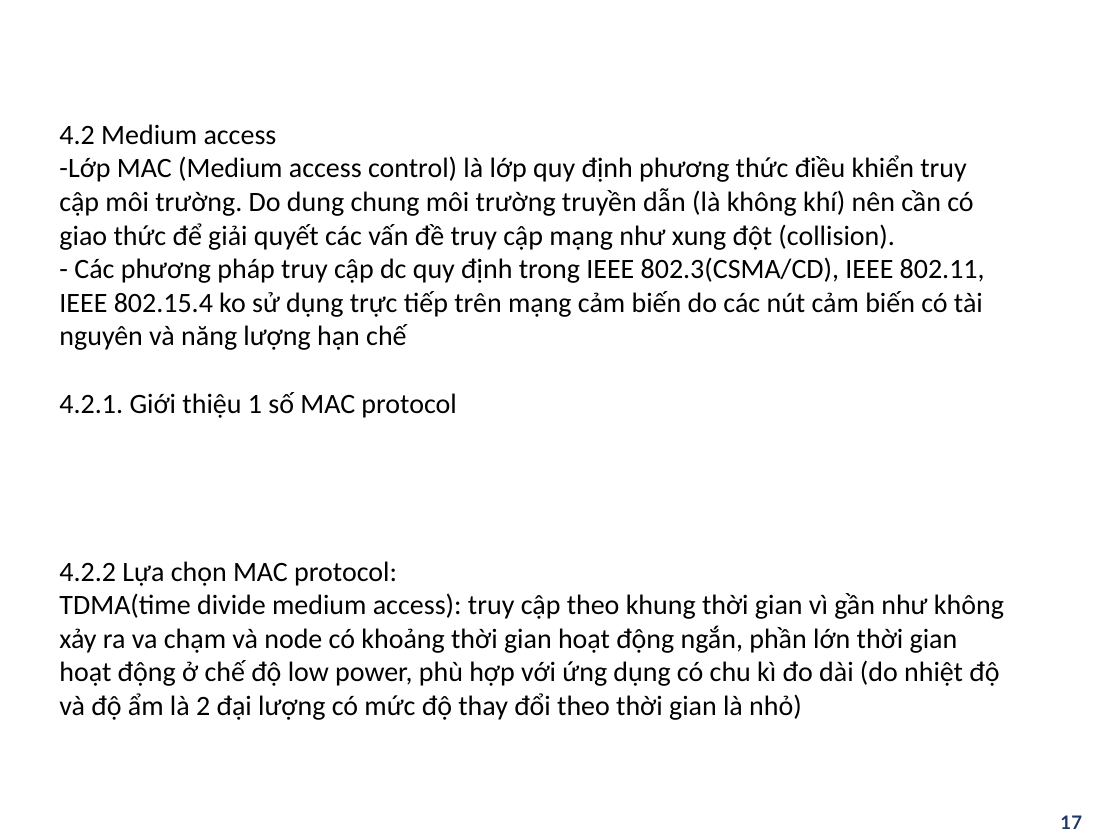
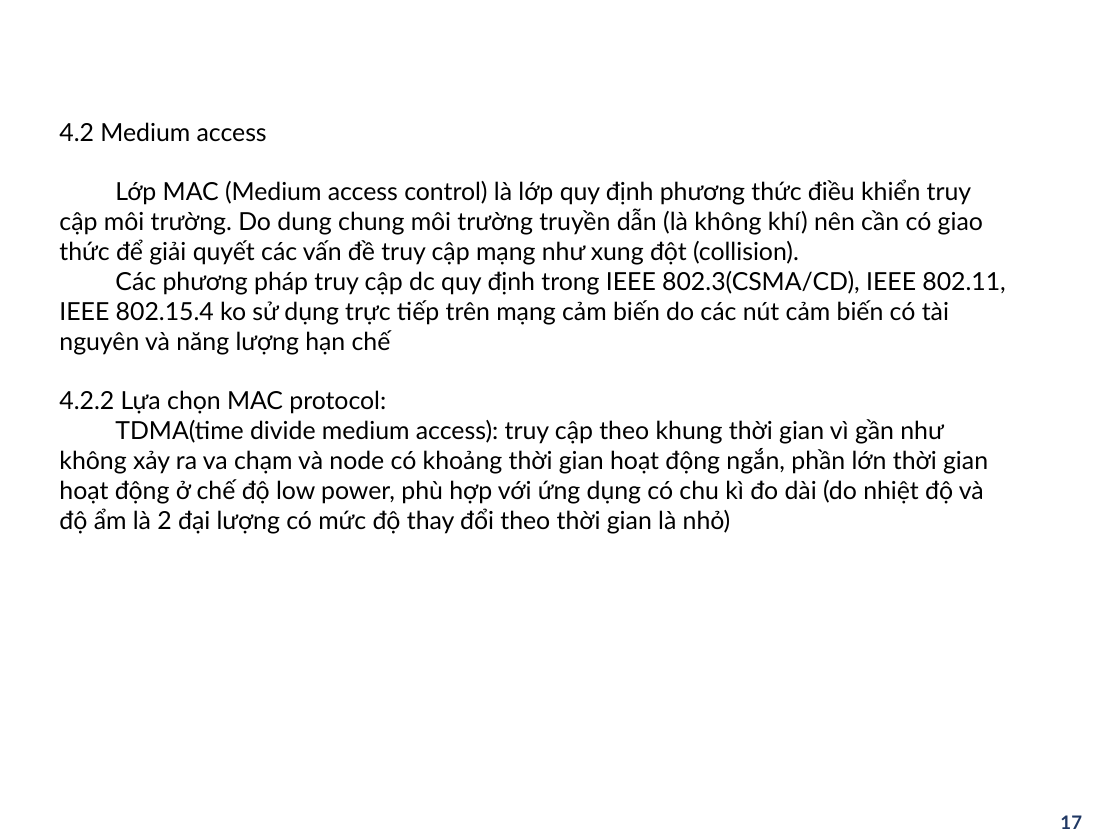
Before and after one commit to NQAnh2425/SmartGarden, a slide deck: slide 17 of smart_garden_report/LoRa_SX1278_guide.pptx. Drawn at 1120x840 pixels with LibreOffice and Linux fonts; fonts in the diff are those of the drawing; background and template pictures are left out. Boxes give left, top, right and bottom in pixels: in the first picture for what was removed or moved away, otherwise in the second. Text is boxed around its words. In the diff, an @@ line names an element or a change of style, - is before the commit and + after.

```diff
--- a/smart_garden_report/LoRa_SX1278_guide.pptx
+++ b/smart_garden_report/LoRa_SX1278_guide.pptx
@@ text at (59,122,988,534): size 18 to 16 pt, font Calibri to Lato in "4.2 Medium access", "4.2.2 Lựa chọn MAC protocol:", "TDMA(time divide medium access): truy cập theo ..." @@
@@ text at (59,179,1005,355): text changed; size 18 to 16 pt; font Calibri to Lato @@
--Lớp MAC (Medium access control) là lớp quy định phương thức điều khiển truy cập môi trường. Do dung chung môi trường truyền dẫn (là không khí) nên cần có giao thức để giải quyết các vấn đề truy cập mạng như xung đột (collision).
-- Các phương pháp truy cập dc quy định trong IEEE 802.3(CSMA/CD), IEEE 802.11, IEEE 802.15.4 ko sử dụng trực tiếp trên mạng cảm biến do các nút cảm biến có tài nguyên và năng lượng hạn chế
-4.2.1. Giới thiệu 1 số MAC protocol
+Lớp MAC (Medium access control) là lớp quy định phương thức điều khiển truy cập môi trường. Do dung chung môi trường truyền dẫn (là không khí) nên cần có giao thức để giải quyết các vấn đề truy cập mạng như xung đột (collision).
+Các phương pháp truy cập dc quy định trong IEEE 802.3(CSMA/CD), IEEE 802.11, IEEE 802.15.4 ko sử dụng trực tiếp trên mạng cảm biến do các nút cảm biến có tài nguyên và năng lượng hạn chế
```
Also in this commit, not shown: 14 other slides changed, 2 slides added, 1 slide removed.
